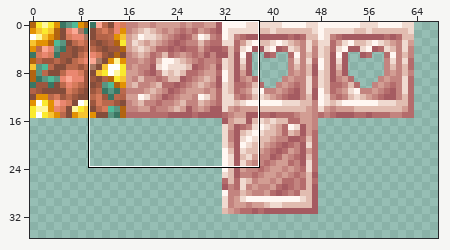
One commit to this pixel-art file: Block Textures.aseprite. Above, an overview of the earlier version with the close-up marked.
Close-up. First the earlier version:
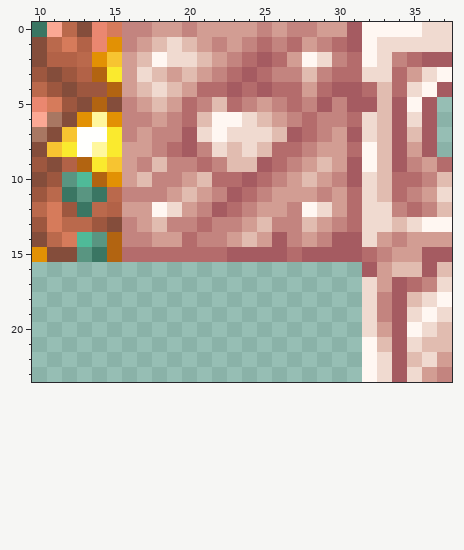
256x128 pixels, 1 frame. Colours within 5 levels of each other are drawn and written as one. Shown: x 10..37, y 0..23. The wide view leaves out empty margins.
After:
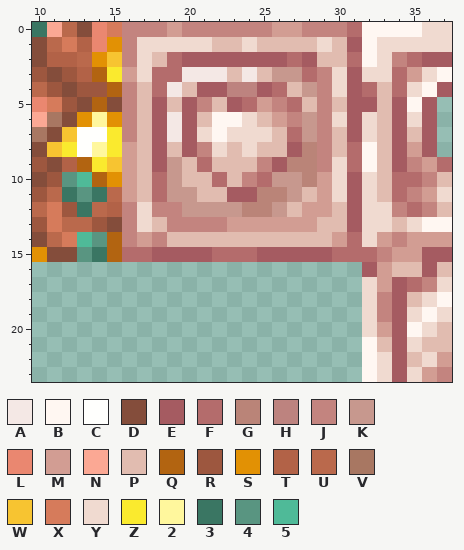
Palette (. is transparent): A #f4e8e5  B #fff7f2  C #fffffd  D #844d3b  E #a55b61  F #b46c6c  G #ba8478  H #bd837f  J #c3847f  K #c7988e  L #ea8770  M #d29d93  N #fba894  P #e1bcb0  Q #b26411  R #9d573f  S #e29104  T #b26247  U #ba694c  V #a87762  W #f7c431  X #d67b5b  Y #f0dad0  Z #faea2e  2 #fff79d  3 #3a7663  4 #599581  5 #4fba98
From old to new:
layer "Layer 2" added
Changed rows in their new state; - is an unchanged pixel.
Layer "Layer 1":
first column x 16:
 0 --J--JJJJ--M-JJF
 1 -YY-YYPPYPPPPYP-
 2 JYPFEEEEE-EFEPP-
 3 --FFAAAPAPKKF-YE
 4 J-FAPEEHH--PKJY-
 5 -PEPE--EF---PJP-
 6 -PEAE-------K-YE
 7 -PEA-------FK-P-
 8 -PEP------PEGJP-
 9 -PEKP-P--JEGGJYF
10 --FKP--PJ-KKG-Y-
11 MPFKKPP-EGGKPMYE
12 JYJJKKKKGGKPMMPE
13 -Y---J-M-MMMMPPE
14 -MJPPPPP-PPPPPMF
15 --EEEE-FF--E--FF
Changed places in both close-ups, as pixel boxes (x1, y1, x2, y2):
changed: (122, 22, 362, 262)
